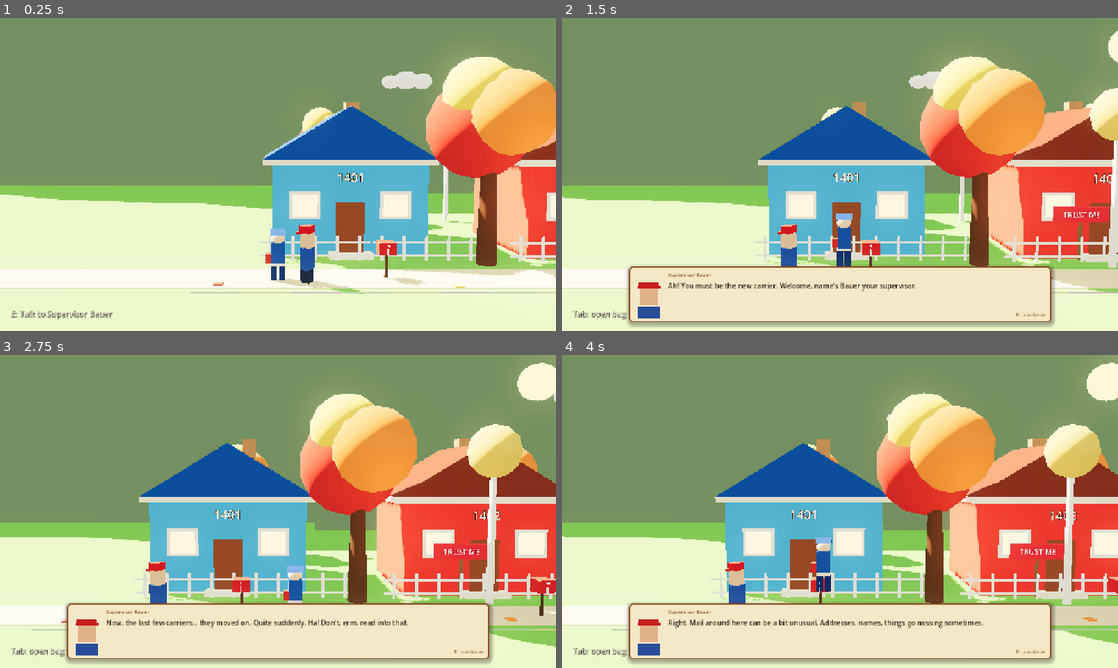
Above: before the commit, frames 1-4 (two rows, left to right).
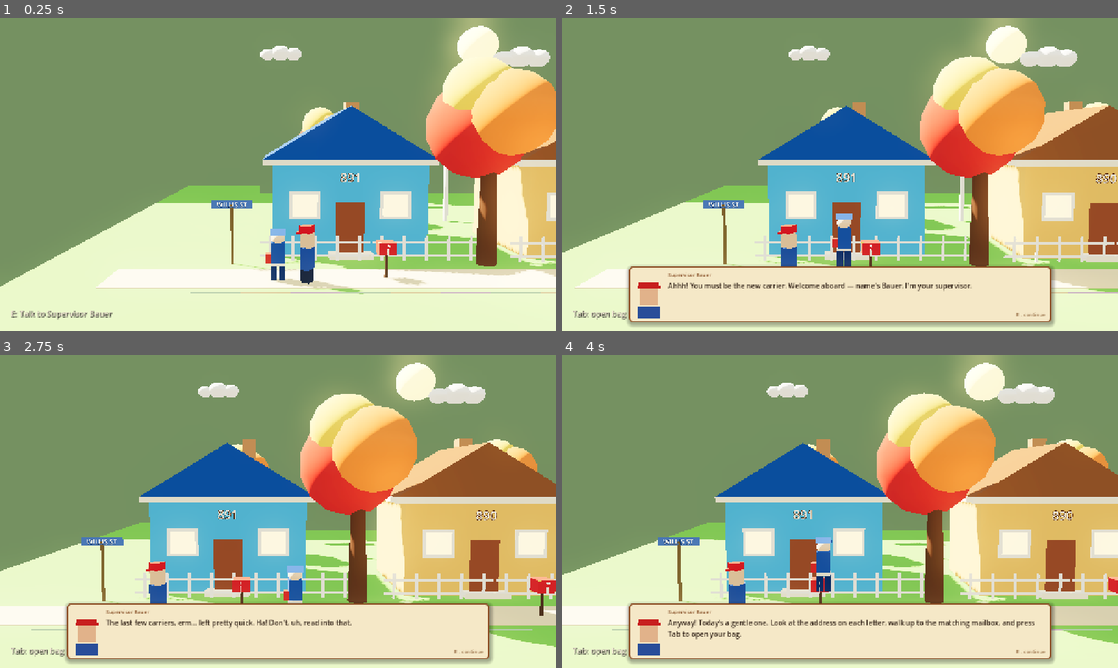
Above: after the commit, the same moments.

Repository: mariam-arab/Mailman
Game: Godot game, scene res://scenes/levels/willis_01.tscn
The game is run twice, just before and just after one commit, with the same random seed, the same clock (stepped at 60 frames per second) and the same inputs. Before the commit the project starts from res://scenes/levels/tutorial_01.tscn.
Inputs (mouse positions are in pixels of both pictures, inside the frame that each line leads up to):
- Up to frame 1 (0.25 s): no input
- Up to frame 2 (1.5 s): tap Enter at 0.5 s; move the mouse to (962, 158) at 0.52 s; hold D (move_right) 0.53-1.25 s; hold E (interact) 0.53-1.25 s; click (962, 158) at 0.67 s; tap Space (jump) at 0.77 s; drag from (728, 190) to (812, 237) at 1.27 s
- Up to frame 3 (2.75 s): move the mouse to (333, 442) at 2.02 s; hold D (move_right) from 2.03 s (still down); hold E (interact) from 2.03 s (still down)
- Up to frame 4 (4 s): release D (move_right) at 2.75 s; release E (interact) at 2.75 s; drag from (812, 574) to (673, 464) at 2.77 s; move the mouse to (1006, 558) at 3.52 s; hold A (move_left) from 3.53 s (still down); hold E (interact) from 3.53 s (still down); tap 9 at 3.6 s; tap Space (jump) at 3.77 s

The runs differ from the first frame. In frame 1, 13% of the frame differs, in the area x 0-100%, y 0-87%; in frame 2, 15%; in frame 3, 17%, in the area x 0-100%, y 0-88%; in frame 4, 17%.

Commit message:
add willis level

Diff:
--- a/project.godot
+++ b/project.godot
@@ -12,7 +12,7 @@
 
 config/name="Special Delivery"
 config/description="A cozy first-person mailman puzzle game set in a paper-craft 1960s Canadian neighborhood."
-run/main_scene="res://scenes/levels/tutorial_01.tscn"
+run/main_scene="res://scenes/levels/willis_01.tscn"
 config/features=PackedStringArray("4.6", "Forward Plus")
 config/icon="res://icon.svg"
 
--- /dev/null
+++ b/scenes/levels/willis_01.tscn
@@ -0,0 +1,296 @@
+[gd_scene format=3 uid="uid://cw1sr0sn6xymw"]
+
+[ext_resource type="Script" path="res://scripts/game/willis_level.gd" id="1_willis"]
+[ext_resource type="PackedScene" uid="uid://choy2q1kv47l2" path="res://scenes/player/player.tscn" id="2_player"]
+[ext_resource type="PackedScene" uid="uid://b1mailman1hud" path="res://scenes/ui/hud.tscn" id="3_hud"]
+[ext_resource type="PackedScene" uid="uid://dubcydii5iy53" path="res://scenes/houses/house.tscn" id="4_house"]
+[ext_resource type="PackedScene" uid="uid://b88jjx0smyvlf" path="res://scenes/interactables/mailbox.tscn" id="5_mailbox"]
+[ext_resource type="PackedScene" uid="uid://cm5gqrhvksm0w" path="res://scenes/props/tree.tscn" id="6_tree"]
+[ext_resource type="PackedScene" uid="uid://dubcydiiycvo6" path="res://scenes/props/birch_tree.tscn" id="7_birch"]
+[ext_resource type="PackedScene" uid="uid://dubcydii27ro3" path="res://scenes/props/picket_fence.tscn" id="8_fence"]
+[ext_resource type="PackedScene" uid="uid://dubcydii0fs72" path="res://scenes/props/cloud.tscn" id="9_cloud"]
+[ext_resource type="PackedScene" path="res://scenes/interactables/supervisor.tscn" id="10_boss"]
+
+[sub_resource type="ProceduralSkyMaterial" id="ProceduralSkyMaterial_sky"]
+sky_top_color = Color(0.42, 0.72, 0.96, 1)
+sky_horizon_color = Color(0.72, 0.9, 0.98, 1)
+ground_bottom_color = Color(0.5, 0.48, 0.4, 1)
+ground_horizon_color = Color(0.72, 0.78, 0.68, 1)
+sun_angle_max = 60.0
+sun_curve = 0.25
+
+[sub_resource type="Sky" id="Sky_paper"]
+sky_material = SubResource("ProceduralSkyMaterial_sky")
+
+[sub_resource type="Environment" id="Environment_paper"]
+background_mode = 2
+sky = SubResource("Sky_paper")
+ambient_light_source = 3
+ambient_light_color = Color(0.96, 0.94, 0.88, 1)
+ambient_light_sky_contribution = 0.4
+ambient_light_energy = 1.05
+tonemap_mode = 3
+tonemap_exposure = 1.15
+tonemap_white = 6.0
+glow_enabled = true
+glow_intensity = 0.35
+glow_strength = 1.05
+glow_bloom = 0.05
+
+[sub_resource type="PrismMesh" id="PrismMesh_mountain"]
+size = Vector3(0.5, 14, 90)
+
+[sub_resource type="StandardMaterial3D" id="Material_mountain"]
+albedo_color = Color(0.42, 0.52, 0.38, 1)
+
+[sub_resource type="SphereMesh" id="SphereMesh_sun"]
+radius = 1.6
+height = 3.0
+radial_segments = 16
+rings = 8
+
+[sub_resource type="StandardMaterial3D" id="Material_sun"]
+albedo_color = Color(0.98, 0.85, 0.35, 1)
+emission_enabled = true
+emission = Color(0.98, 0.85, 0.35, 1)
+emission_energy_multiplier = 1.4
+
+[sub_resource type="BoxShape3D" id="BoxShape3D_ground"]
+size = Vector3(28, 0.4, 40)
+
+[sub_resource type="BoxMesh" id="BoxMesh_ground"]
+size = Vector3(28, 0.4, 40)
+
+[sub_resource type="StandardMaterial3D" id="Material_grass"]
+albedo_color = Color(0.38, 0.72, 0.22, 1)
+
+[sub_resource type="BoxMesh" id="BoxMesh_sidewalk"]
+size = Vector3(2.4, 0.08, 40)
+
+[sub_resource type="StandardMaterial3D" id="Material_sidewalk"]
+albedo_color = Color(0.88, 0.78, 0.58, 1)
+
+[sub_resource type="BoxMesh" id="BoxMesh_tile"]
+size = Vector3(0.06, 0.06, 1.6)
+
+[sub_resource type="StandardMaterial3D" id="Material_tile_a"]
+albedo_color = Color(0.62, 0.78, 0.62, 1)
+
+[sub_resource type="StandardMaterial3D" id="Material_tile_b"]
+albedo_color = Color(0.92, 0.78, 0.55, 1)
+
+[sub_resource type="StandardMaterial3D" id="Material_tile_c"]
+albedo_color = Color(0.78, 0.62, 0.78, 1)
+
+[sub_resource type="BoxMesh" id="BoxMesh_street_sign_post"]
+size = Vector3(0.1, 2.4, 0.1)
+
+[sub_resource type="StandardMaterial3D" id="Material_street_post"]
+albedo_color = Color(0.45, 0.34, 0.20, 1)
+
+[sub_resource type="BoxMesh" id="BoxMesh_street_sign_board"]
+size = Vector3(0.08, 0.36, 1.6)
+
+[sub_resource type="StandardMaterial3D" id="Material_street_board"]
+albedo_color = Color(0.28, 0.42, 0.72, 1)
+
+[node name="Willis01" type="Node3D" unique_id=3001]
+script = ExtResource("1_willis")
+
+[node name="WorldEnvironment" type="WorldEnvironment" parent="." unique_id=3002]
+environment = SubResource("Environment_paper")
+
+[node name="Sun" type="DirectionalLight3D" parent="." unique_id=3003]
+transform = Transform3D(0.866025, 0.353553, -0.353553, 0, 0.707107, 0.707107, 0.5, -0.612372, 0.612372, 0, 12, 30.2)
+light_color = Color(1, 0.92, 0.78, 1)
+light_energy = 1.5
+shadow_enabled = true
+directional_shadow_max_distance = 80.0
+
+[node name="SideCamera" type="Camera3D" parent="." unique_id=3004]
+transform = Transform3D(0, -0.407, 0.913, 0, 0.913, 0.407, -1, 0, 0, 11, 9, 44.2)
+current = true
+fov = 35.0
+near = 0.1
+far = 150.0
+
+[node name="Mountain1" type="MeshInstance3D" parent="." unique_id=3005]
+transform = Transform3D(1.0748825, 0, 0, 0, 3.034693, 0, 0, 0, 1.4378492, -35.284134, 8.931391, 28.649454)
+mesh = SubResource("PrismMesh_mountain")
+surface_material_override/0 = SubResource("Material_mountain")
+
+[node name="Mountain2" type="MeshInstance3D" parent="." unique_id=3006]
+transform = Transform3D(0.8, 0, 0, 0, 1.3, 0, 0, 0, 0.7, -27.902124, 8.184447, 14.2670517)
+mesh = SubResource("PrismMesh_mountain")
+surface_material_override/0 = SubResource("Material_mountain")
+
+[node name="SunDisc" type="MeshInstance3D" parent="." unique_id=3007]
+transform = Transform3D(1, 0, 0, 0, 1, 0, 0, 0, 1, -24, 12.5, 28)
+mesh = SubResource("SphereMesh_sun")
+surface_material_override/0 = SubResource("Material_sun")
+
+[node name="Cloud1" parent="." unique_id=3008 instance=ExtResource("9_cloud")]
+transform = Transform3D(1.2, 0, 0, 0, 1.2, 0, 0, 0, 1.2, -24, 10.6, 6)
+
+[node name="Cloud2" parent="." unique_id=3009 instance=ExtResource("9_cloud")]
+transform = Transform3D(1, 0, 0, 0, 1, 0, 0, 0, 1, -23, 11.3, 25)
+
+[node name="Cloud3" parent="." unique_id=3010 instance=ExtResource("9_cloud")]
+transform = Transform3D(0.75, 0, 0, 0, 0.75, 0, 0, 0, 0.75, -24, 11.8, 44)
+
+[node name="BgTree1" parent="." unique_id=3011 instance=ExtResource("6_tree")]
+transform = Transform3D(1, 0, 0, 0, 1.15, 0, 0, 0, 1, -14, 0, 41.2)
+
+[node name="BgTree2" parent="." unique_id=3012 instance=ExtResource("6_tree")]
+transform = Transform3D(1.05, 0, 0, 0, 1.2, 0, 0, 0, 1.05, -14, 0, 25.2)
+
+[node name="BgBirch1" parent="." unique_id=3013 instance=ExtResource("7_birch")]
+transform = Transform3D(1.1, 0, 0, 0, 1.25, 0, 0, 0, 1.1, -12.5, 0, 34.2)
+
+[node name="Ground" type="StaticBody3D" parent="." unique_id=3014]
+
+[node name="CollisionShape3D" type="CollisionShape3D" parent="Ground" unique_id=3015]
+transform = Transform3D(1, 0, 0, 0, 1, 0, 0, 0, 1, -8.5, -0.2, 30.2)
+shape = SubResource("BoxShape3D_ground")
+
+[node name="GrassMesh" type="MeshInstance3D" parent="Ground" unique_id=3016]
+transform = Transform3D(1.9818785, 0, 0, 0, 1.1673965, 0, 0, 0, 1.1673965, -11.522079, -0.19999237, 30.147429)
+mesh = SubResource("BoxMesh_ground")
+surface_material_override/0 = SubResource("Material_grass")
+
+[node name="Sidewalk" type="MeshInstance3D" parent="." unique_id=3017]
+transform = Transform3D(1, 0, 0, 0, 1, 0, 0, 0, 1, -0.2, 0.04, 30.2)
+mesh = SubResource("BoxMesh_sidewalk")
+surface_material_override/0 = SubResource("Material_sidewalk")
+
+[node name="House891" parent="." unique_id=3018 instance=ExtResource("4_house")]
+transform = Transform3D(0, 0, -1.3, 0, 1.3, 0, 1.3, 0, 0, -6.4, 0, 41.2)
+body_color = Color(0.22, 0.65, 0.88, 1)
+roof_color = Color(0.15, 0.32, 0.62, 1)
+house_label = "891"
+
+[node name="Mailbox891" parent="." unique_id=3019 instance=ExtResource("5_mailbox")]
+transform = Transform3D(1, 0, 0, 0, 1, 0, 0, 0, 1, -0.2, 0, 40.4)
+house_id = "house_891"
+house_label = "891"
+
+[node name="House890" parent="." unique_id=3020 instance=ExtResource("4_house")]
+transform = Transform3D(0, 0, -1.3, 0, 1.3, 0, 1.3, 0, 0, -6, 0, 30.7)
+body_color = Color(0.92, 0.68, 0.32, 1)
+roof_color = Color(0.52, 0.32, 0.18, 1)
+house_label = "890"
+
+[node name="Mailbox890" parent="." unique_id=3021 instance=ExtResource("5_mailbox")]
+transform = Transform3D(1, 0, 0, 0, 1, 0, 0, 0, 1, -0.1, 0, 29.9)
+house_id = "house_890"
+house_label = "890"
+
+[node name="FenceA1" parent="." unique_id=3022 instance=ExtResource("8_fence")]
+transform = Transform3D(1, 0, 0, 0, 1, 0, 0, 0, 1, -2.8, 0, 42.7)
+
+[node name="FenceA2" parent="." unique_id=3023 instance=ExtResource("8_fence")]
+transform = Transform3D(1, 0, 0, 0, 1, 0, 0, 0, 1, -2.8, 0, 38.2)
+
+[node name="FenceB1" parent="." unique_id=3024 instance=ExtResource("8_fence")]
+transform = Transform3D(1, 0, 0, 0, 1, 0, 0, 0, 1, -2.6, 0, 32.7)
+
+[node name="FenceB2" parent="." unique_id=3025 instance=ExtResource("8_fence")]
+transform = Transform3D(1, 0, 0, 0, 1, 0, 0, 0, 1, -2.6, 0, 28.2)
+
+[node name="FgTree1" parent="." unique_id=3026 instance=ExtResource("6_tree")]
+transform = Transform3D(1.28, 0, 0, 0, 1.35, 0, 0, 0, 1.28, -2.3, 0, 36)
+
+[node name="FgBirch1" parent="." unique_id=3027 instance=ExtResource("7_birch")]
+transform = Transform3D(1.18, 0, 0, 0, 1.28, 0, 0, 0, 1.18, -1.8, 0, 25.5)
+
+[node name="Lamp1" type="OmniLight3D" parent="." unique_id=3028]
+transform = Transform3D(1, 0, 0, 0, 1, 0, 0, 0, 1, 1.2, 3.5, 34.7)
+light_color = Color(1, 0.78, 0.45, 1)
+light_energy = 0.8
+omni_range = 6.0
+
+[node name="Tiles" type="Node3D" parent="." unique_id=3029]
+
+[node name="Tile01" type="MeshInstance3D" parent="Tiles" unique_id=3030]
+transform = Transform3D(1, 0, 0, 0, 1, 0, 0, 0, 1, 1.4, 0.04, 46.2)
+mesh = SubResource("BoxMesh_tile")
+surface_material_override/0 = SubResource("Material_tile_a")
+
+[node name="Tile02" type="MeshInstance3D" parent="Tiles" unique_id=3031]
+transform = Transform3D(1, 0, 0, 0, 1, 0, 0, 0, 1, 1.4, 0.04, 44.6)
+mesh = SubResource("BoxMesh_tile")
+surface_material_override/0 = SubResource("Material_tile_b")
+
+[node name="Tile03" type="MeshInstance3D" parent="Tiles" unique_id=3032]
+transform = Transform3D(1, 0, 0, 0, 1, 0, 0, 0, 1, 1.4, 0.04, 43)
+mesh = SubResource("BoxMesh_tile")
+surface_material_override/0 = SubResource("Material_tile_c")
+
+[node name="Tile04" type="MeshInstance3D" parent="Tiles" unique_id=3033]
+transform = Transform3D(1, 0, 0, 0, 1, 0, 0, 0, 1, 1.4, 0.04, 41.4)
+mesh = SubResource("BoxMesh_tile")
+surface_material_override/0 = SubResource("Material_tile_a")
+
+[node name="Tile05" type="MeshInstance3D" parent="Tiles" unique_id=3034]
+transform = Transform3D(1, 0, 0, 0, 1, 0, 0, 0, 1, 1.4, 0.04, 39.8)
+mesh = SubResource("BoxMesh_tile")
+surface_material_override/0 = SubResource("Material_tile_b")
+
+[node name="Tile06" type="MeshInstance3D" parent="Tiles" unique_id=3035]
+transform = Transform3D(1, 0, 0, 0, 1, 0, 0, 0, 1, 1.4, 0.04, 38.2)
+mesh = SubResource("BoxMesh_tile")
+surface_material_override/0 = SubResource("Material_tile_c")
+
+[node name="Tile07" type="MeshInstance3D" parent="Tiles" unique_id=3036]
+transform = Transform3D(1, 0, 0, 0, 1, 0, 0, 0, 1, 1.4, 0.04, 36.6)
+mesh = SubResource("BoxMesh_tile")
+surface_material_override/0 = SubResource("Material_tile_a")
+
+[node name="Tile08" type="MeshInstance3D" parent="Tiles" unique_id=3037]
+transform = Transform3D(1, 0, 0, 0, 1, 0, 0, 0, 1, 1.4, 0.04, 35)
+mesh = SubResource("BoxMesh_tile")
+surface_material_override/0 = SubResource("Material_tile_b")
+
+[node name="Tile09" type="MeshInstance3D" parent="Tiles" unique_id=3038]
+transform = Transform3D(1, 0, 0, 0, 1, 0, 0, 0, 1, 1.4, 0.04, 33.4)
+mesh = SubResource("BoxMesh_tile")
+surface_material_override/0 = SubResource("Material_tile_c")
+
+[node name="Tile10" type="MeshInstance3D" parent="Tiles" unique_id=3039]
+transform = Transform3D(1, 0, 0, 0, 1, 0, 0, 0, 1, 1.4, 0.04, 31.8)
+mesh = SubResource("BoxMesh_tile")
+surface_material_override/0 = SubResource("Material_tile_a")
+
+[node name="StreetSign" type="Node3D" parent="." unique_id=3040]
+transform = Transform3D(1, 0, 0, 0, 1, 0, 0, 0, 1, -2.3, 0, 46)
+
+[node name="Post" type="MeshInstance3D" parent="StreetSign" unique_id=3041]
+transform = Transform3D(1, 0, 0, 0, 1, 0, 0, 0, 1, 0, 1.2, 0)
+mesh = SubResource("BoxMesh_street_sign_post")
+surface_material_override/0 = SubResource("Material_street_post")
+
+[node name="Board" type="MeshInstance3D" parent="StreetSign" unique_id=3042]
+transform = Transform3D(1, 0, 0, 0, 1, 0, 0, 0, 1, 0, 2.4, 0)
+mesh = SubResource("BoxMesh_street_sign_board")
+surface_material_override/0 = SubResource("Material_street_board")
+
+[node name="SignText" type="Label3D" parent="StreetSign" unique_id=3043]
+transform = Transform3D(0, 0, 1, 0, 1, 0, -1, 0, 0, 0.05, 2.4, 0)
+pixel_size = 0.005
+text = "WILLIS ST"
+font_size = 52
+outline_size = 6
+outline_modulate = Color(0.1, 0.18, 0.34, 1)
+modulate = Color(0.98, 0.96, 0.92, 1)
+
+[node name="Boss" parent="." unique_id=3044 instance=ExtResource("10_boss")]
+transform = Transform3D(-0.8746088, 0.017442474, 0.48461807, 0.01688344, 1.2198253, 0.0009726048, -0.48453492, 0.0110198585, -0.8747251, 0.3, 0, 43.2)
+speaker_name = "Supervisor Bauer"
+intro_lines = ["Ahhh! You must be the new carrier. Welcome aboard — name's Bauer, I'm your supervisor.", "The last few carriers, erm... left pretty quick. Ha! Don't, uh, read into that.", "Anyway! Today's a gentle one. Look at the address on each letter, walk up to the matching mailbox, and press Tab to open your bag.", "Drag the envelope onto the right slot to deliver it.", "Only two houses on this street. Should be a quick one. Off you go!"]
+portrait_body = Color(0.16, 0.3, 0.6, 1)
+portrait_cap = Color(0.78, 0.12, 0.12, 1)
+
+[node name="Player" parent="." unique_id=3045 instance=ExtResource("2_player")]
+transform = Transform3D(1, 0, 0, 0, 1, 0, 0, 0, 1, 0, 0.5, 44.2)
+
+[node name="HUD" parent="." unique_id=3046 instance=ExtResource("3_hud")]
--- /dev/null
+++ b/scripts/game/willis_level.gd
@@ -0,0 +1,105 @@
+extends Node3D
+## Intro tutorial — Willis Street, Tutoreal (houses 890–891).
+## Two deliveries on a short street. Supervisor Bauer's first-day welcome,
+## then a simple "read the address, pick the matching mailbox" exercise.
+## Finishing this level advances the player to the longer Elmwood tutorial.
+
+@export var next_level_path: String = "res://scenes/levels/tutorial_01.tscn"
+
+@onready var player:      CharacterBody3D = $Player
+@onready var hud:         CanvasLayer     = $HUD
+@onready var boss:        Gossip          = $Boss
+@onready var side_camera: Camera3D        = $SideCamera
+
+var _day_complete: bool = false
+
+const WILLIS_LETTERS := [
+	{
+		"id": "letter_01",
+		"sender_name": "Theo Grant",
+		"recipient_name": "Eva Laurent",
+		"address_line": "891 Willis Street, Tutoreal",
+		"message": "",
+		"correct_house_id": "house_891",
+		"difficulty": 1,
+	},
+	{
+		"id": "letter_02",
+		"sender_name": "Priya Desai",
+		"recipient_name": "Liam Carter",
+		"address_line": "890 Elmwood Avenue, Tutoreal",
+		"message": "",
+		"correct_house_id": "house_890",
+		"difficulty": 1,
+	},
+]
+
+@export var camera_follow_smoothing: float  = 6.0
+@export var camera_position_offset: Vector3 = Vector3(17.0, 5.0, 0.0)
+@export var camera_look_offset:     Vector3 = Vector3(-30.5, 1.5, 0.0)
+
+
+func _ready() -> void:
+	hud.bind_player(player)
+	GameState.start_day(1, _build_letters())
+	_update_camera_transform(1.0)
+	GameState.day_ended.connect(_on_day_ended)
+
+
+func _on_day_ended(_day: int, _results: Array) -> void:
+	_day_complete = true
+
+
+func _build_letters() -> Array:
+	var letters: Array = []
+	for data in WILLIS_LETTERS:
+		var m := Mail.new()
+		m.id               = data["id"]
+		m.sender_name      = data["sender_name"]
+		m.recipient_name   = data["recipient_name"]
+		m.address_line     = data["address_line"]
+		m.message          = data["message"]
+		m.correct_house_id = data["correct_house_id"]
+		m.difficulty       = data["difficulty"]
+		letters.append(m)
+	return letters
+
+
+func _process(delta: float) -> void:
+	var target = player.closest_interactable() if player.has_method("closest_interactable") else null
+	hud.set_prompt(target.prompt_text() if target else "")
+	hud.set_nearby_interactable(target)
+	_update_camera_transform(delta)
+
+
+func _update_camera_transform(delta: float) -> void:
+	if not side_camera:
+		return
+	var target_pos := Vector3(
+		camera_position_offset.x,
+		camera_position_offset.y,
+		player.global_position.z + camera_position_offset.z
+	)
+	var weight := clampf(delta * camera_follow_smoothing, 0.0, 1.0)
+	side_camera.global_position = side_camera.global_position.lerp(target_pos, weight)
+	var look_target := Vector3(
+		camera_look_offset.x,
+		camera_look_offset.y,
+		side_camera.global_position.z + camera_look_offset.z
+	)
+	side_camera.look_at(look_target, Vector3.UP)
+
+
+func _unhandled_input(event: InputEvent) -> void:
+	if _day_complete and event.is_action_pressed("interact"):
+		if next_level_path != "":
+			get_tree().change_scene_to_file(next_level_path)
+		return
+	if event.is_action_pressed("interact"):
+		var target = player.closest_interactable() if player.has_method("closest_interactable") else null
+		if not target:
+			return
+		if target is Gossip:
+			target.interact(player)
+		else:
+			hud.open_inspection()
--- a/scripts/ui/hud.gd
+++ b/scripts/ui/hud.gd
@@ -599,15 +599,15 @@
 	var sender := Label.new()
 	sender.name          = "Sender"
 	sender.position      = Vector2(16, 8)
-	sender.size          = Vector2(130, 28)
+	sender.size          = Vector2(130, 42)
 	sender.autowrap_mode = TextServer.AUTOWRAP_WORD
 	sender.add_theme_font_size_override("font_size", 10)
 	sender.add_theme_color_override("font_color", td["ink"].lerp(Color.WHITE, 0.30))
 
 	var addr := Label.new()
 	addr.name            = "Address"
-	addr.position        = Vector2(16, 50)
-	addr.size            = Vector2(EW - 28.0, 68.0)
+	addr.position        = Vector2(16, 56)
+	addr.size            = Vector2(EW - 28.0, 62.0)
 	addr.autowrap_mode   = TextServer.AUTOWRAP_WORD
 	addr.add_theme_font_size_override("font_size", 11)
 	addr.add_theme_color_override("font_color", td["ink"])
Not shown, added: scripts/game/willis_level.gd.uid
